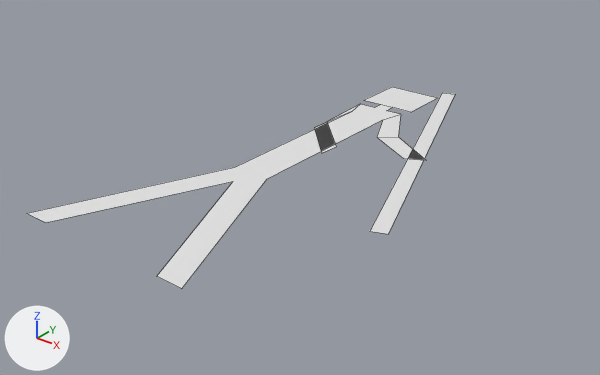
Two versions of the Blender file Shapes/stickman.blend, one commit apart.
The view is the same before and after, from a 50 mm camera at (1.03, -0.753, 0.557) aimed at (0.014, 0.517, -0.23). The lights are fixed; the arrows at lower left show +X, +Y and +Z. Shape keys are drawn at the values saved in each file. Mesh edges are drawn as thin lines.

Names of what the first picture shows: 'stickman'.
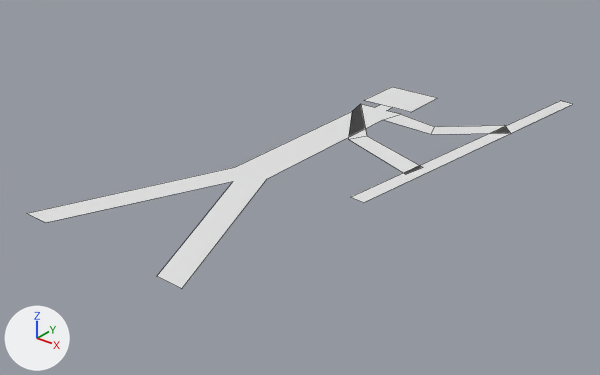
Location of each change, (x1, y1, x2, y2) in pixels of the pictures (600 x 375 px):
'stickman', reshaped (27% wider)
    before: (27, 87, 455, 288)
    after: (27, 87, 572, 288)

What the commit changed:
In shape key 'DS Mid' (key_0_ds_mid), value goes from 1.0 to 0.0.
In shape key 'DS Bot' (key_1_ds_bot), value goes from 1.0 to 0.0.
In shape key 'Twirl 1' (key_2_twirl_1), value goes from 1.0 to 0.0.
In shape key 'Twirl 2' (key_3_twirl_2), value goes from 1.0 to 0.0.
In shape key 'Block' (key_4_block), value goes from 0.0 to 1.0.
